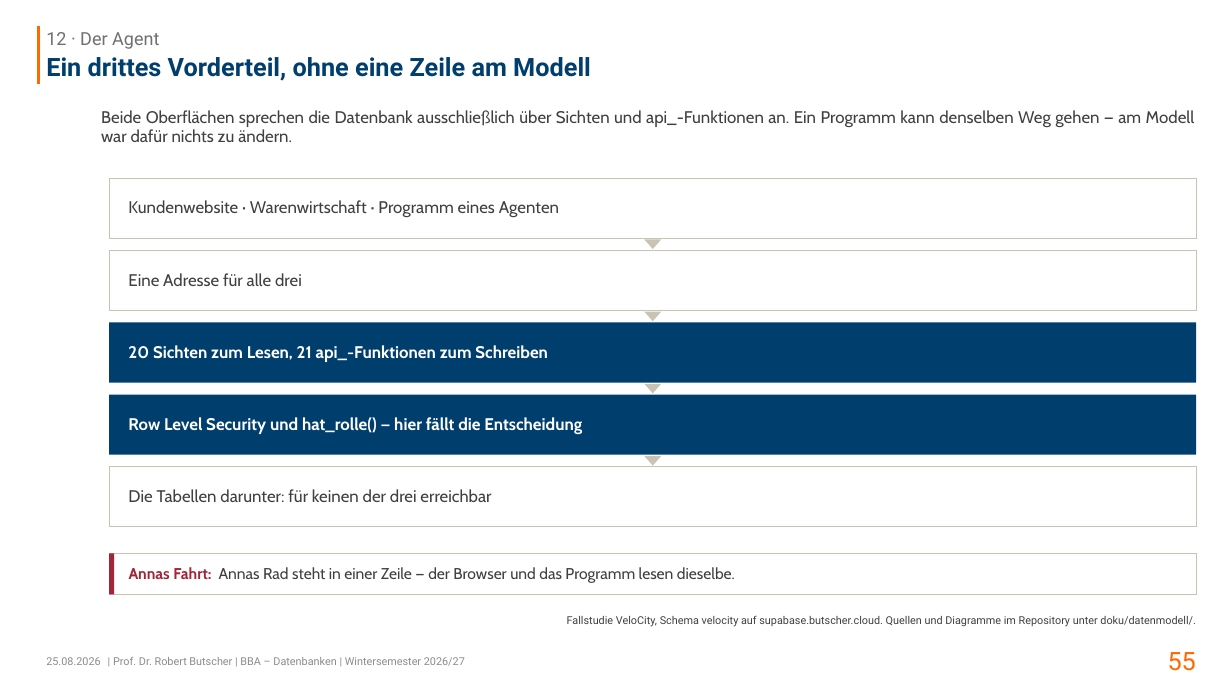
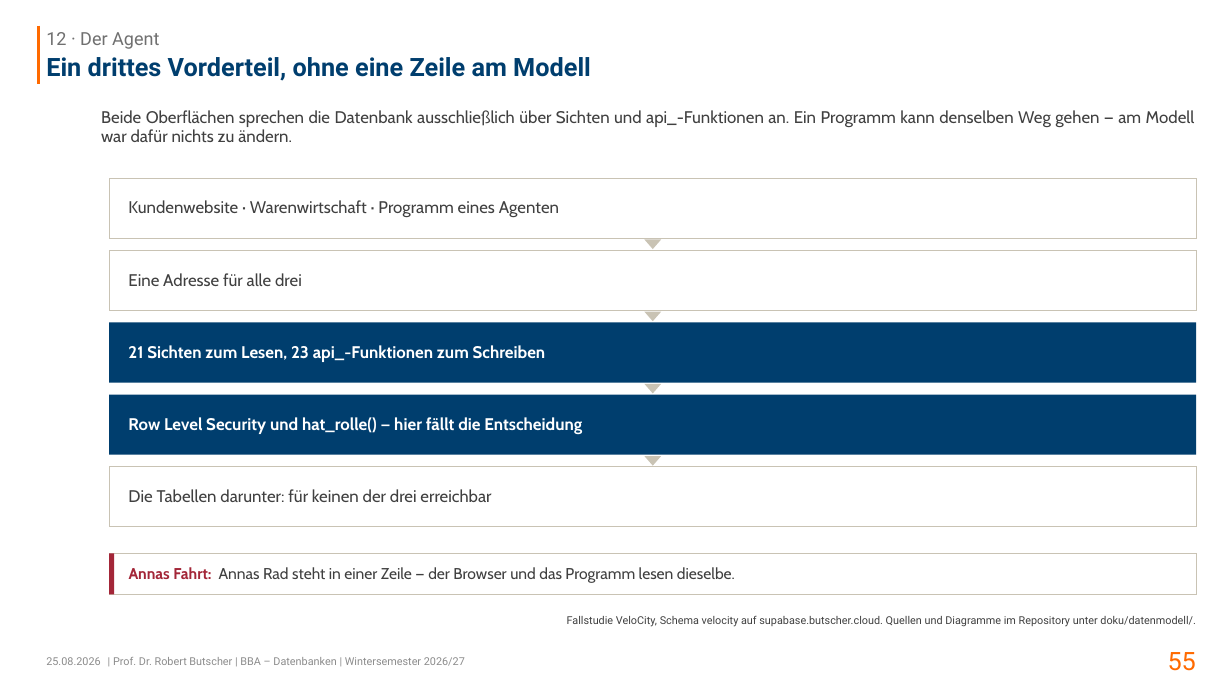
Before and after one commit to swrobuts/velocity-fallstudie, a slide deck: slide 55 of slides/velocity-datenbankentwurf.pptx. Drawn at 1232x693 pixels with LibreOffice and Linux fonts; fonts in the diff are those of the drawing. Boxes give left, top, right and bottom in pixels: in the first picture for what was removed or moved away, otherwise in the second. Text is boxed around its words. In the diff, an @@ line names an element or a change of style, - is before the commit and + after.

```diff
--- a/slides/velocity-datenbankentwurf.pptx
+++ b/slides/velocity-datenbankentwurf.pptx
@@ text in rectangle at bbox=[128, 345, 546, 362]: text changed @@
-20 Sichten zum Lesen, 21 api_-Funktionen zum Schreiben
+21 Sichten zum Lesen, 23 api_-Funktionen zum Schreiben
```
Also in this commit, not shown: 4 other slides changed, 5 other files.
